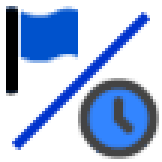
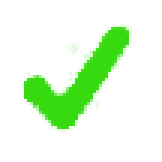
Two versions of the same layered image (162x162). Layer-by-layer changes:
hid "Line" over [12, 12, 150, 150]
added group "check" (1st of 2) with 2 layers above "flag" over [9, 12, 141, 144]
added layer "Green" (80%) in group "check" over [9, 12, 141, 144]
added layer "check" (2nd of 2, in "check") in group "check" over [21, 21, 135, 135]
hid group "flag" (1st of 2) (6 layers) over [6, 6, 93, 96]
hid group "clock" (5 layers) over [78, 78, 159, 159]
